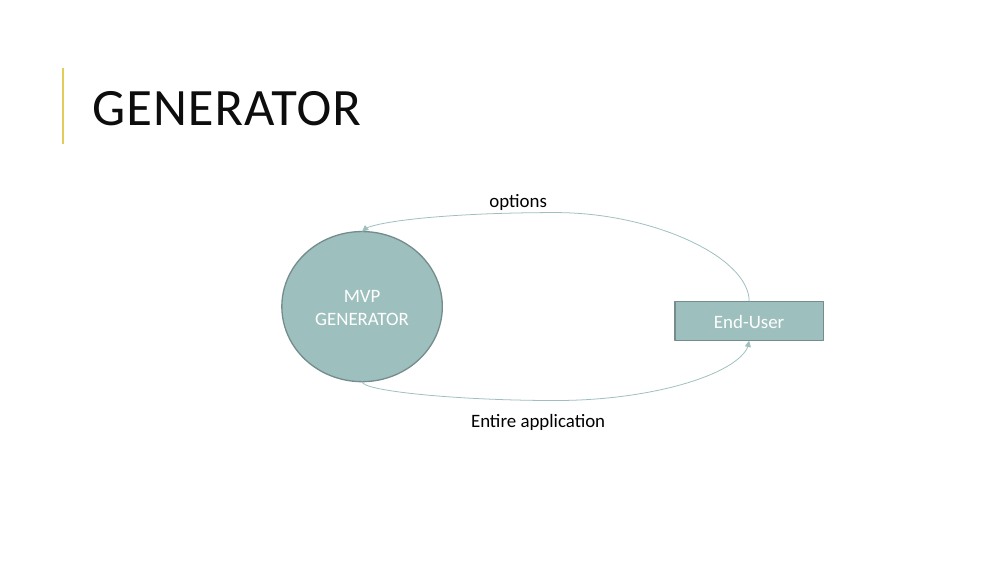
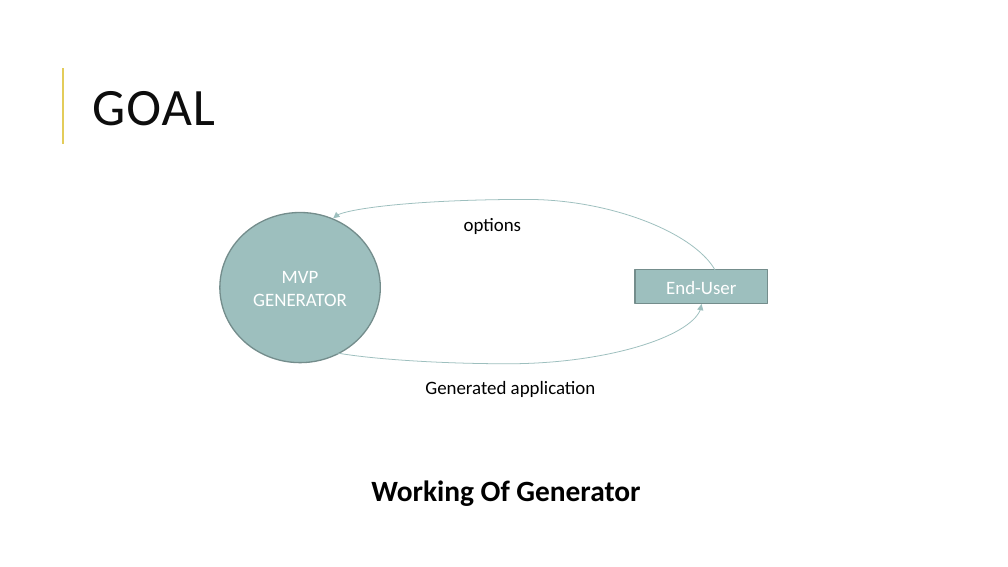
Before and after one commit to bogas04/MVP-Generator, a slide deck: slide 19 of docs/Final/Presentation.pptx (slide 24 before the commit). Drawn at 1008x567 pixels with LibreOffice and Linux fonts; fonts in the diff are those of the drawing. Boxes give left, top, right and bottom in pixels: in the first picture for what was removed or moved away, otherwise in the second. Text is boxed around its words. In the diff, an @@ line names an element or a change of style, - is before the commit and + after.

```diff
--- a/docs/Final/Presentation.pptx
+++ b/docs/Final/Presentation.pptx
@@ title at box(92, 91, 215, 126): text changed @@
-GENERATOR
+GOAL
@@ curved arrow moved from (749, 302) - (362, 231) to (721, 288) - (333, 219) @@
@@ text "options": place and size @@
-text "options" at box(489, 194, 547, 210)
+text "options" at box(464, 218, 522, 234)
@@ ellipse "MVP GENERATOR": place and size @@
-ellipse "MVP GENERATOR" at box(282, 231, 442, 382)
+ellipse "MVP GENERATOR" at box(220, 212, 380, 363)
@@ rectangle "End-User": place and size @@
-rectangle "End-User" at box(675, 302, 823, 341)
+rectangle "End-User" at box(635, 269, 768, 303)
@@ curved arrow moved from (362, 382) - (749, 341) to (315, 345) - (702, 304) @@
@@ text at box(425, 381, 596, 397): text changed @@
-Entire application
+Generated application
@@ text added at box(371, 480, 640, 506), 28 pt, text #000000, bold @@
+Working Of Generator
```
Also in this commit, not shown: 11 other slides changed, 20 slides added, 11 slides removed.
